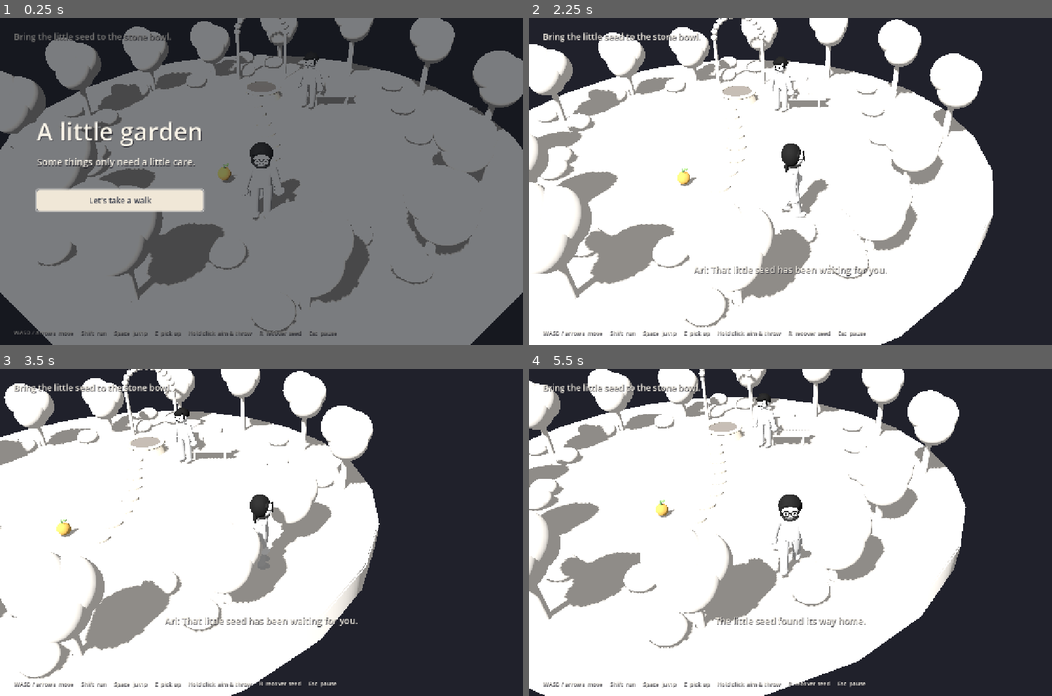
Above: before the commit, frames 1-4 (two rows, left to right).
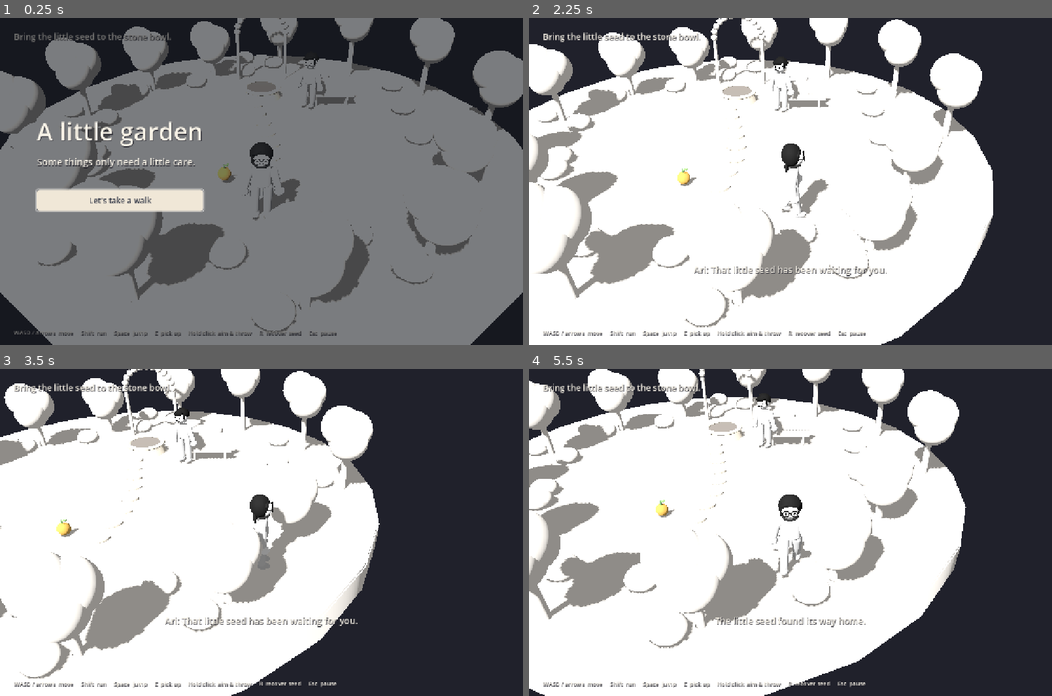
Above: after the commit, the same moments.

Repository: DancingPumpkin65/little-garden
Game: Godot game, scene res://main.tscn
Same seed, same stepped clock (60 frames per second), same inputs: the game is played once before the commit and once after it.
Inputs (mouse positions are in pixels of both pictures, inside the frame that each line leads up to):
- Up to frame 1 (0.25 s): no input
- Up to frame 2 (2.25 s): tap Enter at 0.5 s; move the mouse to (905, 165) at 0.52 s; hold D 0.53-1.25 s; tap E at 0.6 s; click (905, 165) at 0.67 s; tap Space at 0.77 s; drag from (685, 197) to (764, 246) at 1.27 s; move the mouse to (842, 109) at 2.02 s; hold D from 2.03 s (still down); hold Shift from 2.03 s (still down)
- Up to frame 3 (3.5 s): release D at 2.75 s; release Shift at 2.75 s; drag from (235, 597) to (104, 483) at 2.77 s
- Up to frame 4 (5.5 s): move the mouse to (947, 581) at 3.52 s; hold A 3.53-4.25 s; tap R at 3.6 s; tap Space at 3.77 s; drag from (633, 483) to (712, 450) at 4.27 s; move the mouse to (816, 532) at 5.02 s; hold S from 5.03 s (still down); tap E at 5.1 s; click (816, 532) at 5.17 s

The runs differ from the first frame. In frame 1, less than 0.1% of the frame differs, in the area x 47-63%, y 15-60%; in frame 2, less than 0.1%; in frame 3, less than 0.1%; in frame 4, less than 0.1%, in the area x 43-53%, y 11-55%.

Commit message:
Round character shoulders, hems and limb ends without changing body taper

Diff:
--- a/scripts/character.gd
+++ b/scripts/character.gd
@@ -34,7 +34,7 @@
 	var trouser := Shapes.material(Color("cecece"))
 	var boots := Shapes.material(Color("c8c8c8"))
 	# A quiet torso silhouette and steadily tapered limbs match the reference body.
-	Shapes.profile(visual, [Vector3(1.26, 0.01, 0.01), Vector3(1.26, 0.34, 0.22), Vector3(1.28, 0.34, 0.22), Vector3(1.34, 0.34, 0.22), Vector3(1.52, 0.34, 0.22), Vector3(1.72, 0.34, 0.21), Vector3(1.88, 0.35, 0.20), Vector3(1.98, 0.29, 0.17), Vector3(2.02, 0.13, 0.12)], coat)
+	Shapes.profile(visual, [Vector3(1.26, 0.001, 0.001), Vector3(1.26, 0.28, 0.16), Vector3(1.267, 0.303, 0.183), Vector3(1.278, 0.322, 0.202), Vector3(1.298, 0.335, 0.215), Vector3(1.32, 0.34, 0.22), Vector3(1.34, 0.34, 0.22), Vector3(1.52, 0.34, 0.22), Vector3(1.72, 0.34, 0.21), Vector3(1.84, 0.345, 0.205), Vector3(1.90, 0.334, 0.198), Vector3(1.95, 0.307, 0.183), Vector3(1.99, 0.267, 0.164), Vector3(2.02, 0.214, 0.141), Vector3(2.04, 0.15, 0.11), Vector3(2.045, 0.001, 0.001)], coat)
 	Shapes.cylinder(visual, Vector3(0, 2.06, 0), 0.105, 0.18, skin)
 	visual.add_child(head)
 	head.position.y = 2.39
@@ -65,7 +65,7 @@
 		var side: float = pair[1]
 		visual.add_child(arm)
 		arm.position = Vector3(side * 0.35, 1.91, 0)
-		var arm_mesh := Shapes.profile(arm, [Vector3(-0.88, 0.10, 0.10), Vector3(-0.84, 0.112, 0.11), Vector3(-0.68, 0.12, 0.117), Vector3(-0.54, 0.127, 0.123), Vector3(-0.45, 0.132, 0.127), Vector3(-0.38, 0.136, 0.13), Vector3(-0.24, 0.143, 0.136), Vector3(-0.08, 0.151, 0.143), Vector3(0.04, 0.155, 0.146)], coat, 0.43)
+		var arm_mesh := Shapes.profile(arm, [Vector3(-0.91, 0.001, 0.001), Vector3(-0.902, 0.05, 0.05), Vector3(-0.885, 0.087, 0.086), Vector3(-0.862, 0.106, 0.104), Vector3(-0.84, 0.112, 0.11), Vector3(-0.68, 0.12, 0.117), Vector3(-0.54, 0.127, 0.123), Vector3(-0.45, 0.132, 0.127), Vector3(-0.38, 0.136, 0.13), Vector3(-0.24, 0.143, 0.136), Vector3(-0.10, 0.151, 0.143), Vector3(-0.06, 0.147, 0.14), Vector3(-0.02, 0.128, 0.123), Vector3(0.015, 0.095, 0.092), Vector3(0.038, 0.052, 0.05), Vector3(0.047, 0.001, 0.001)], coat, 0.43)
 		arm_rigs.append(arm_mesh.get_node(arm_mesh.skeleton) as Skeleton3D)
 		var elbow := Node3D.new()
 		arm.add_child(elbow)
@@ -77,7 +77,7 @@
 		var side: float = pair[1]
 		visual.add_child(leg)
 		leg.position = Vector3(side * 0.21, 1.27, 0)
-		var leg_mesh := Shapes.profile(leg, [Vector3(-1.10, 0.122, 0.13), Vector3(-1.06, 0.126, 0.134), Vector3(-0.90, 0.134, 0.142), Vector3(-0.75, 0.142, 0.15), Vector3(-0.62, 0.149, 0.157), Vector3(-0.54, 0.153, 0.161), Vector3(-0.46, 0.157, 0.165), Vector3(-0.30, 0.165, 0.173), Vector3(-0.10, 0.175, 0.183), Vector3(0.03, 0.18, 0.188), Vector3(0.08, 0.18, 0.188)], trouser, 0.55)
+		var leg_mesh := Shapes.profile(leg, [Vector3(-1.125, 0.001, 0.001), Vector3(-1.12, 0.055, 0.06), Vector3(-1.105, 0.095, 0.103), Vector3(-1.08, 0.118, 0.126), Vector3(-1.05, 0.126, 0.134), Vector3(-0.90, 0.134, 0.142), Vector3(-0.75, 0.142, 0.15), Vector3(-0.62, 0.149, 0.157), Vector3(-0.54, 0.153, 0.161), Vector3(-0.46, 0.157, 0.165), Vector3(-0.30, 0.165, 0.173), Vector3(-0.10, 0.175, 0.183), Vector3(-0.04, 0.178, 0.186), Vector3(0.01, 0.168, 0.176), Vector3(0.055, 0.137, 0.145), Vector3(0.085, 0.087, 0.093), Vector3(0.10, 0.001, 0.001)], trouser, 0.55)
 		leg_rigs.append(leg_mesh.get_node(leg_mesh.skeleton) as Skeleton3D)
 		var knee := Node3D.new()
 		leg.add_child(knee)
--- a/scripts/game.gd
+++ b/scripts/game.gd
@@ -84,6 +84,7 @@
 	if testing or not screenshot_mode.is_empty():
 		if screenshot_mode != "title": start()
 		if screenshot_mode.begins_with("characters"):
+			world.hide()
 			player.position = Vector3(-0.8, 0.05, 2.0)
 			friend.position = Vector3(0.8, 0.05, 2.0)
 			friend.rotation.y = 0
--- a/tests/character_shape.gd
+++ b/tests/character_shape.gd
@@ -16,6 +16,8 @@
 			radii[height] = radii.get(height, Vector2.ZERO).max(radius)
 		var heights := radii.keys()
 		heights.sort()
+		assert(radii[heights[0]].length() < 0.01 and radii[heights[-1]].length() < 0.01, "limb ends must close with rounded caps instead of open cut edges")
+		heights = heights.filter(func(height: float) -> bool: return height >= (-1.02 if limb == character.left_leg else -0.84) and height <= -0.10)
 		for i in range(1, heights.size()):
 			assert(radii[heights[i]].x >= radii[heights[i - 1]].x - 0.001, "limb width must taper steadily from hip/shoulder to ankle/wrist")
 			assert(radii[heights[i]].y >= radii[heights[i - 1]].y - 0.001, "limb depth must taper steadily")
